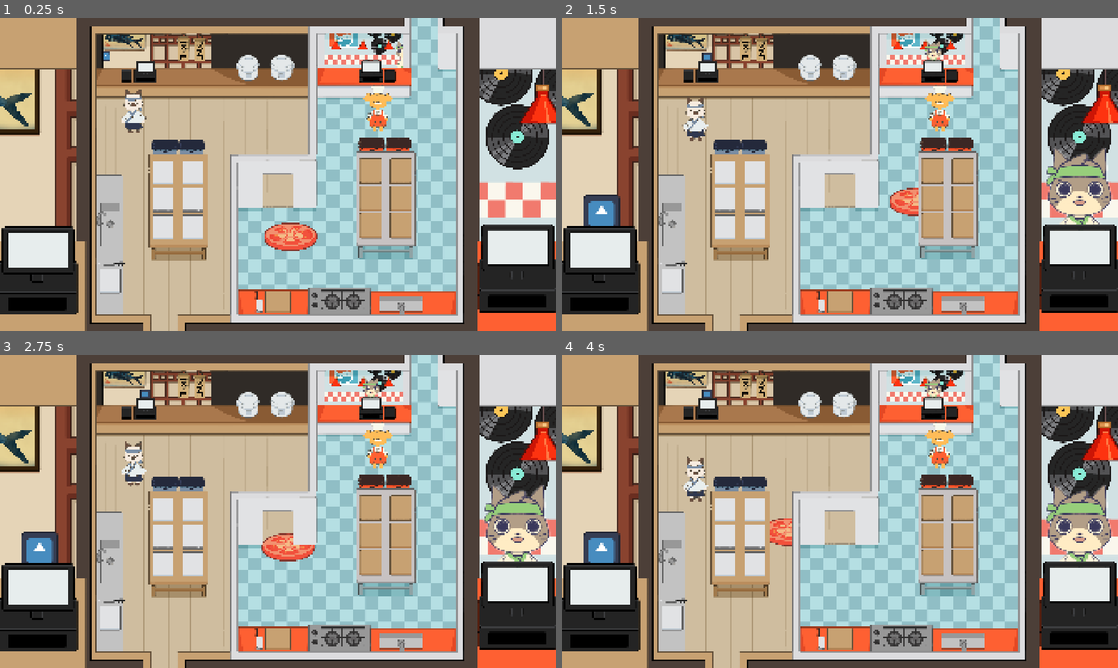
Above: before the commit, frames 1-4 (two rows, left to right).
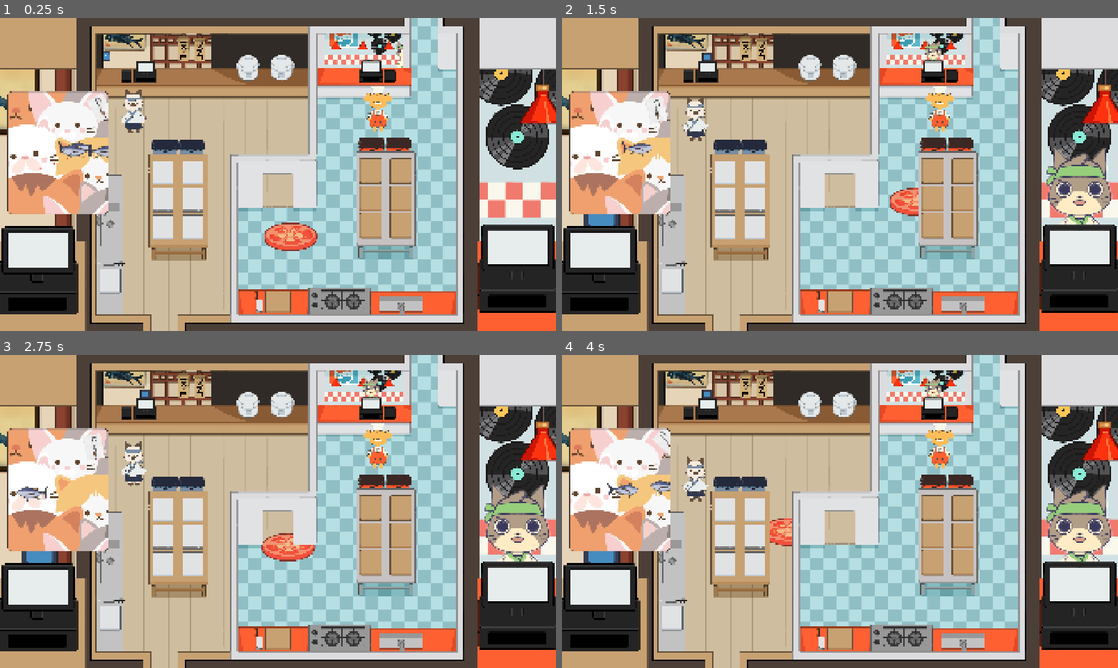
Above: after the commit, the same moments.

Repository: Haileyliuu/CookingGame
Game: Godot game, scene res://Scenes/main.tscn
Two runs of this game, one before a commit and one after it. Both use one fixed random seed, a clock stepped at 60 frames per second and the inputs below. The engine's default icon, where the game draws it, is replaced by a stand-in: a white triangle on a blue panel in a dark square.
Inputs (mouse positions are in pixels of both pictures, inside the frame that each line leads up to):
- Up to frame 1 (0.25 s): no input
- Up to frame 2 (1.5 s): move the mouse to (962, 158) at 0.52 s; hold E (cat_select) 0.53-1.28 s; tap S (cat_chop) at 0.77 s; move the mouse to (728, 190) at 1.27 s; tap Shift (dog_select) at 1.35 s
- Up to frame 3 (2.75 s): tap S (cat_chop) at 1.52 s; move the mouse to (333, 442) at 2.02 s; hold E (cat_select) from 2.03 s (still down)
- Up to frame 4 (4 s): move the mouse to (812, 574) at 2.77 s; release E (cat_select) at 2.78 s; tap Shift (dog_select) at 2.85 s; tap S (cat_chop) at 3.02, 3.77 s; move the mouse to (1006, 558) at 3.52 s; hold E (cat_select) from 3.53 s (still down)

The runs differ from the first frame. In frame 1, 6.8% of the frame differs, in the area x 1-20%, y 23-63%; in frame 2, 6.8%; in frame 3, 6.9%; in frame 4, 6.9%.

Commit message:
hunting on main for testing

Diff:
--- a/cooking-game/Scenes/Minigames/hunting_minigame/minigame_hunting.tscn
+++ b/cooking-game/Scenes/Minigames/hunting_minigame/minigame_hunting.tscn
@@ -10,11 +10,6 @@
 
 [node name="MinigameHunting" type="Node2D"]
 script = ExtResource("1_tjbxu")
-min_enemies = null
-max_enemies = null
-spawn_min = null
-spawn_max = null
-respawn_cooldown = null
 
 [node name="Background" parent="." instance=ExtResource("4_pn1o0")]
 
--- a/cooking-game/Scenes/main.tscn
+++ b/cooking-game/Scenes/main.tscn
@@ -26,14 +26,15 @@
 [ext_resource type="Texture2D" uid="uid://dg6nbk3dhtaad" path="res://Art/Game Backgroud Layers/Objects/CatRiceCooker.png" id="17_ee4r6"]
 [ext_resource type="Texture2D" uid="uid://bmrtjtis27y7p" path="res://Art/Game Backgroud Layers/Objects/DogRegister.png" id="17_kltya"]
 [ext_resource type="Texture2D" uid="uid://cgg0wvuh3c0xc" path="res://Art/Game Backgroud Layers/Objects/DogCutting.png" id="18_6vcvc"]
-[ext_resource type="Script" uid="uid://brd4quhk5ewlb" path="res://Scripts/register.gd" id="18_neg2b"]
-[ext_resource type="PackedScene" uid="uid://dhctv8uhacjht" path="res://Scenes/Minigames/sabotoge/cockroach.tscn" id="20_hibaj"]
+[ext_resource type="Script" path="res://Scripts/register.gd" id="18_neg2b"]
+[ext_resource type="PackedScene" path="res://Scenes/Minigames/sabotoge/cockroach.tscn" id="20_hibaj"]
 [ext_resource type="Texture2D" uid="uid://dhgrtmq8el1l7" path="res://Art/Game Backgroud Layers/Objects/CatTrash.png" id="22_e08e2"]
 [ext_resource type="Texture2D" uid="uid://mfhlqvsablvc" path="res://Art/Game Backgroud Layers/Objects/DogTrash.png" id="24_neg2b"]
-[ext_resource type="PackedScene" uid="uid://mr37hgxs68up" path="res://Scenes/Objects/CounterSpots.tscn" id="25_cbgmd"]
+[ext_resource type="PackedScene" path="res://Scenes/Objects/CounterSpots.tscn" id="25_cbgmd"]
 [ext_resource type="PackedScene" uid="uid://rlbvus4vqqeg" path="res://Scenes/Minigames/assembly_minigame/minigame_assembly.tscn" id="25_u50mg"]
 [ext_resource type="Theme" uid="uid://doas8v4v842gq" path="res://Shaders/roundEdges.theme" id="26_1w6v2"]
 [ext_resource type="Theme" uid="uid://bgtfhfueyd8yw" path="res://Shaders/border.theme" id="28_ueoa1"]
+[ext_resource type="PackedScene" uid="uid://cep6yw4yogs7" path="res://Scenes/Minigames/hunting_minigame/minigame_hunting.tscn" id="35_r33sp"]
 
 [sub_resource type="CanvasItemMaterial" id="CanvasItemMaterial_ee4r6"]
 blend_mode = 3
@@ -328,6 +329,33 @@
 offset_bottom = 850.0
 theme = ExtResource("28_ueoa1")
 
+[node name="CatHuntingGame" type="Panel" parent="."]
+clip_children = 2
+offset_left = 25.0
+offset_top = 253.0
+offset_right = 725.0
+offset_bottom = 1103.0
+scale = Vector2(0.5, 0.5)
+theme = ExtResource("26_1w6v2")
+
+[node name="SubViewportContainer" type="SubViewportContainer" parent="CatHuntingGame"]
+layout_mode = 0
+offset_right = 700.0
+offset_bottom = 800.0
+
+[node name="SubViewport" type="SubViewport" parent="CatHuntingGame/SubViewportContainer"]
+handle_input_locally = false
+size = Vector2i(700, 850)
+render_target_update_mode = 4
+
+[node name="MinigameHunting" parent="CatHuntingGame/SubViewportContainer/SubViewport" instance=ExtResource("35_r33sp")]
+
+[node name="Border" type="Panel" parent="CatHuntingGame"]
+layout_mode = 0
+offset_right = 700.0
+offset_bottom = 850.0
+theme = ExtResource("28_ueoa1")
+
 [node name="DogAssemblyGame" type="Panel" parent="."]
 visible = false
 clip_children = 2
@@ -360,11 +388,7 @@
 [connection signal="delivered_dish" from="Y-sort/Counters/CatTopCounter/CatRegister" to="SidePanels" method="_on_cat_register_delivered_dish"]
 [connection signal="delivered_dish" from="Y-sort/Counters/DogTopCounter/DogRegister" to="SidePanels" method="_on_dog_register_delivered_dish"]
 [connection signal="counter_full" from="Y-sort/Tables/AssemblyStation/DogAssembly" to="DogAssemblyGame/SubViewportContainer/SubViewport/MinigameAssembly" method="_on_counter_full"]
-[connection signal="minigame_signal" from="Y-sort/Tables/AssemblyStation/DogAssembly/Spot1/InteractionArea" to="Y-sort/Tables/AssemblyStation/DogAssembly" method="_on_interaction_area_minigame_signal"]
 [connection signal="counter_full" from="Y-sort/Tables/AssemblyStation/CatAssembly" to="CatAssemblyGame/SubViewportContainer/SubViewport/MinigameAssembly" method="_on_counter_full"]
-[connection signal="minigame_signal" from="Y-sort/Tables/AssemblyStation/CatAssembly/Spot1/InteractionArea" to="Y-sort/Tables/AssemblyStation/CatAssembly" method="_on_interaction_area_minigame_signal"]
-[connection signal="dish_created" from="CatAssemblyGame/SubViewportContainer/SubViewport/MinigameAssembly" to="Y-sort/Tables/AssemblyStation/CatAssembly" method="_on_minigame_assembly_dish_created"]
-[connection signal="dish_created" from="DogAssemblyGame/SubViewportContainer/SubViewport/MinigameAssembly" to="Y-sort/Tables/AssemblyStation/DogAssembly" method="_on_minigame_assembly_dish_created"]
 
 [editable path="Y-sort/Tables/AssemblyStation/DogAssembly"]
 [editable path="Y-sort/Tables/AssemblyStation/CatAssembly"]
--- a/cooking-game/Scripts/minigame_hunting.gd
+++ b/cooking-game/Scripts/minigame_hunting.gd
@@ -1,7 +1,7 @@
 extends Node2D
 class_name minigame_hunting
 
-var player_id := "dog"
+var player_id := "cat"
 
 @onready var arrow: Node2D = $arrow
 @onready var EnemyScene = preload("res://Scenes/Minigames/hunting_minigame/enemy.tscn")
Not shown: 1 places in cooking-game/Scenes/Minigames/hunting_minigame/minigame_hunting.tscn that only renumber resources
Not shown: 1 places in cooking-game/Scenes/main.tscn that only renumber resources
Binary file changed: cooking-game/Shaders/border.theme
Binary file changed: cooking-game/Shaders/roundEdges.theme
